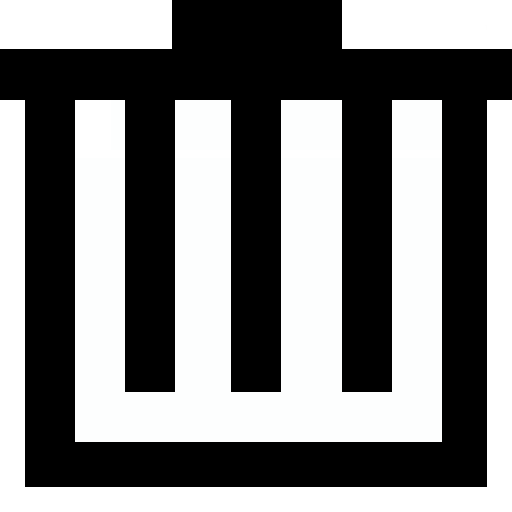
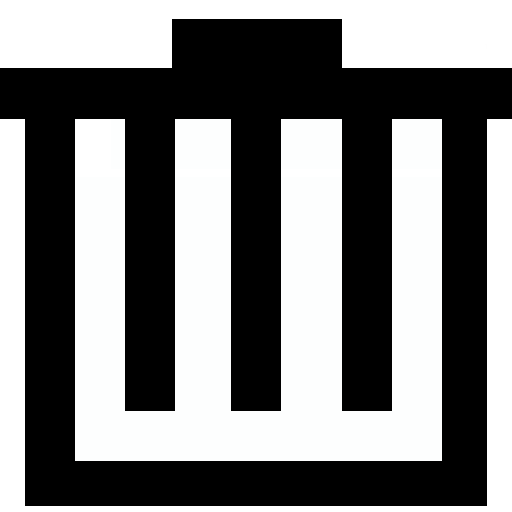
Layers edited between the first and the second 512x512 image:
painted on "Box Black" over [0, 0, 512, 506]
painted on "Box" over [0, 0, 512, 506]
